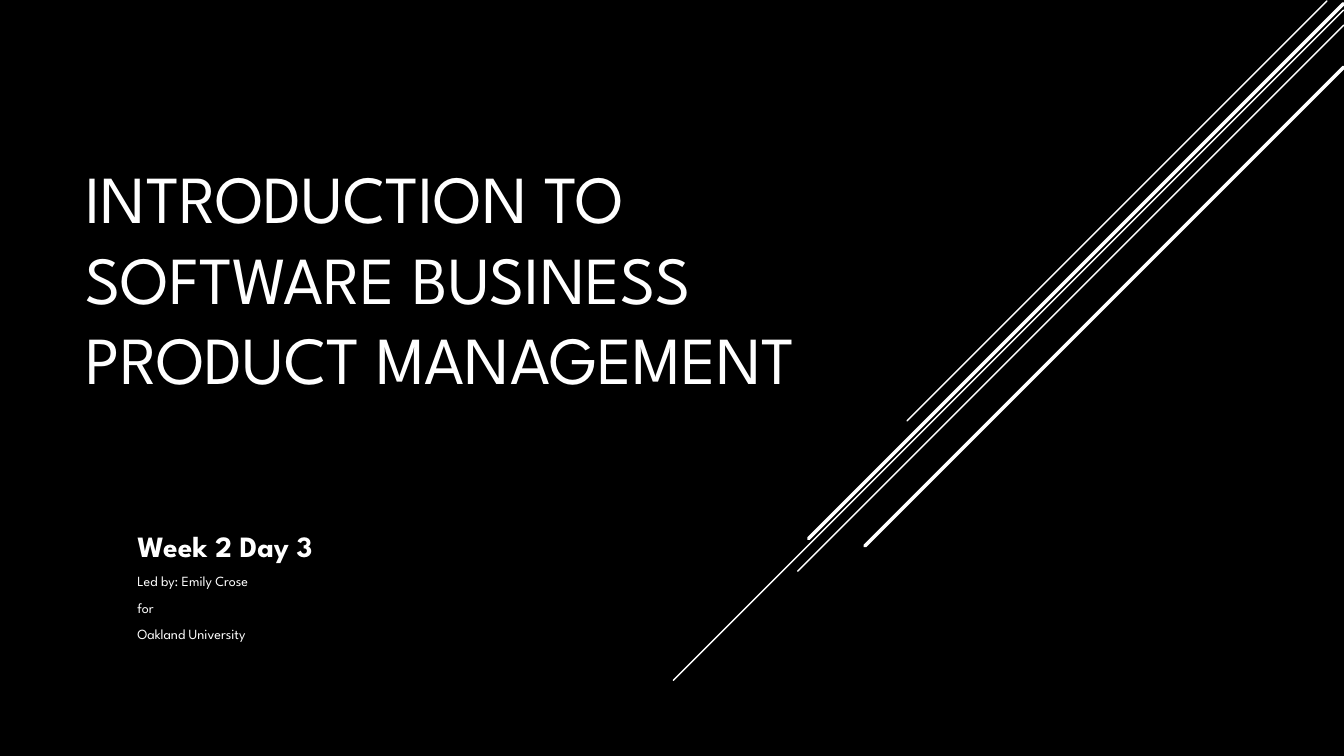
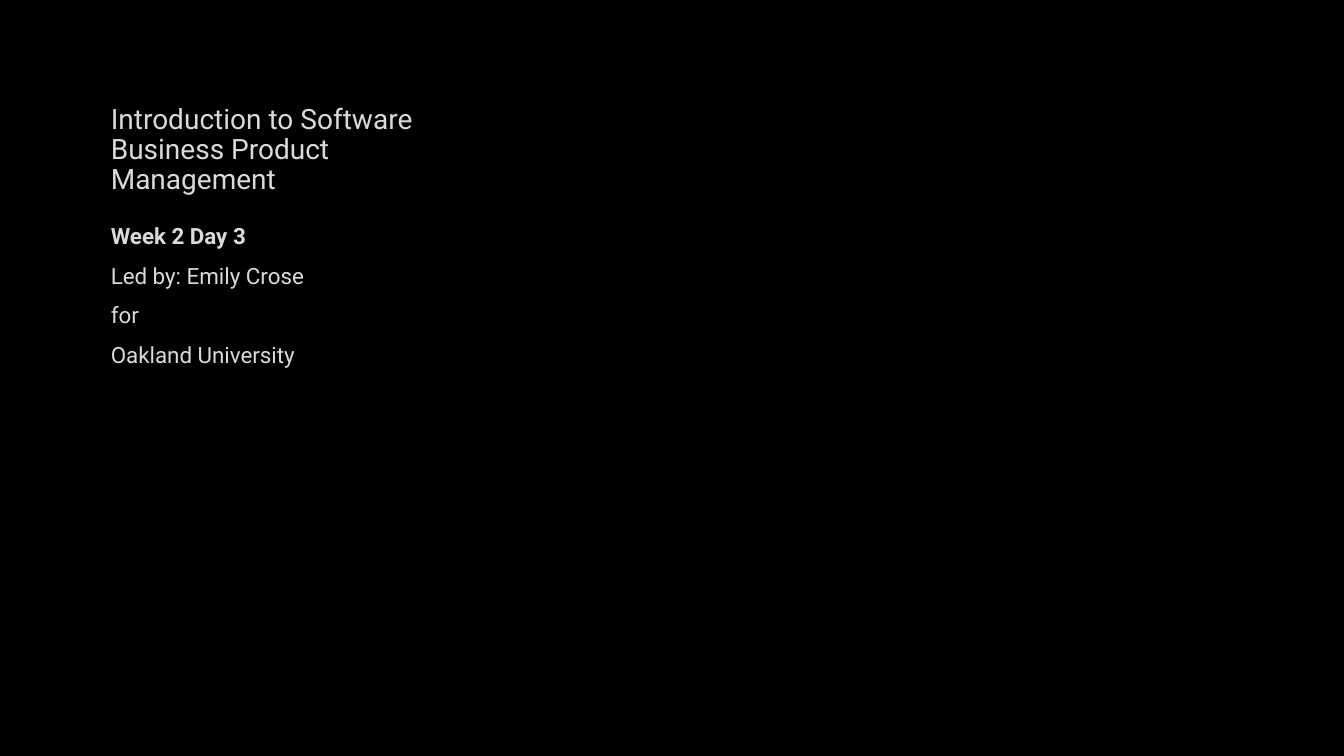
Before and after one commit to hexa-decim8/ISBPM, a slide deck: slide 1 of Class_Materials/Week_2/Day_3/ISBPM w2d3.pptx. Drawn at 1344x756 pixels with LibreOffice and Linux fonts; fonts in the diff are those of the drawing; background and template pictures are left out. Boxes give left, top, right and bottom in pixels: in the first picture for what was removed or moved away, otherwise in the second. Text is boxed around its words. In the diff, an @@ line names an element or a change of style, - is before the commit and + after.

Commit message:
Week 2 Day 2 slides complete
Finished Day 2 slides.

```diff
--- a/Class_Materials/Week_2/Day_3/ISBPM w2d3.pptx
+++ b/Class_Materials/Week_2/Day_3/ISBPM w2d3.pptx
@@ line removed from (1344, 10) to (674, 681) @@
@@ line removed from (1344, 25) to (798, 572) @@
@@ line removed from (1344, 4) to (809, 538) @@
@@ line removed from (1327, 1) to (907, 421) @@
@@ freeform shape added at bbox=[71, 67, 523, 687], fill #000000 @@
@@ line removed from (1344, 68) to (865, 546) @@
@@ title at bbox=[111, 107, 412, 195]: text changed; size 48 to 20 pt; font League Spartan to Roboto; text colour #FFFFFF to #DADADA @@
-INTRODUCTION TO SOFTWARE BUSINESS PRODUCT MANAGEMENT
+Introduction to Software Business Product Management
@@ subtitle "Week 2 Day 3": place and size @@
-subtitle "Week 2 Day 3" at bbox=[137, 536, 313, 642]
+subtitle "Week 2 Day 3" at bbox=[111, 227, 304, 368]
@@ subtitle "Week 2 Day 3" at bbox=[111, 227, 304, 368]: size 21 to 16 pt in "Week 2 Day 3"; font League Spartan to Roboto, text colour #FFFFFF to #DADADA, letter outline none to #404040 0.75 pt; size 10 to 16 pt in "Led by: Emily Crose", "for", "Oakland University"; line spacing 0.9 to 1; less space between paragraphs; more space between paragraphs @@
```
Also in this commit, not shown: 5 other slides changed, 8 slides added, 1 slide removed, 4 other files.
